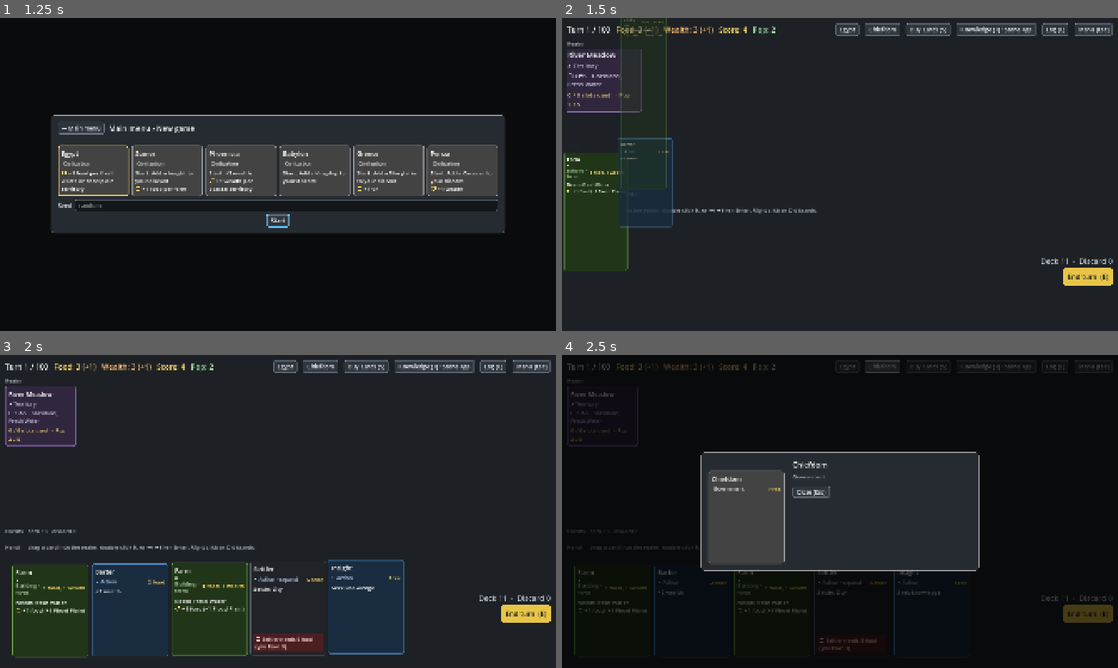
Above: before the commit, frames 1-4 (two rows, left to right).
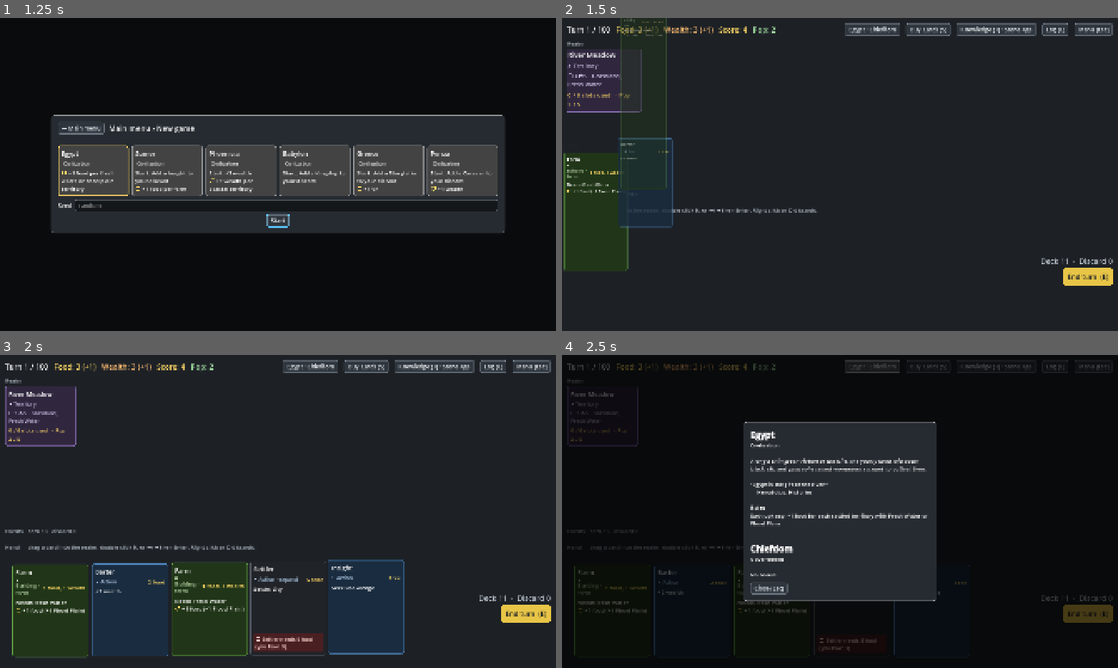
Above: after the commit, the same moments.

Repository: r888888888/4x-card-game
Game: Godot game, scene res://ui/main.tscn
The game is run twice, just before and just after one commit, with the same random seed, the same clock (stepped at 60 frames per second) and the same inputs.
Inputs (mouse positions are in pixels of both pictures, inside the frame that each line leads up to):
- Up to frame 1 (1.25 s): click "New game" at 0.5 s
- Up to frame 2 (1.5 s): click "Start" at 1.25 s
- Up to frame 3 (2 s): no input
- Up to frame 4 (2.5 s): click (884, 367) at 2 s, where only the run before the commit has a clickable "Chiefdom"

Frame 1 is identical in both runs. In frame 2, 0.1% of the frame differs, in the area x 49-59%, y 1-6%; in frame 3, 0.1%; in frame 4, 16%, in the area x 24-76%, y 1-79%.

Commit message:
119: one Civilization and Government button opens a modal showing both
Co-Authored-By: Claude Opus 5.5 <noreply@anthropic.com>

Diff:
--- a/ui/card_details_modal.gd
+++ b/ui/card_details_modal.gd
@@ -101,7 +101,7 @@
 	if details.vp > 0:
 		facts.append("%d VP" % details.vp)
 	_subtitle.text = " · ".join(facts)
-	_body.text = _body_text(details)
+	_body.text = body_bbcode(details)
 	for child in _card_slot.get_children():
 		child.queue_free()
 	var card := CardView.new()
@@ -126,7 +126,9 @@
 	action.call()
 
 
-static func _body_text(details: Dictionary) -> String:
+## The body for details (from GameEngine.card_details / def_details) as BBCode: flavor, quote, rules, state and terms,
+## each only when it has something (also the identity modal's sections, 119).
+static func body_bbcode(details: Dictionary) -> String:
 	var parts: PackedStringArray = []
 	if details.get("flavor", "") != "":
 		parts.append("[i]%s[/i]" % details.flavor)
--- /dev/null
+++ b/ui/identity_modal.gd
@@ -0,0 +1,98 @@
+class_name IdentityModal
+extends ColorRect
+## The civilization and government modal (backlog 119), opened by the top bar's button: one section each, the
+## civilization first, written like their card details (flavor, quote, rules). It follows the engine while open (a
+## new government shows at once). While open it takes every key: Esc closes it, and so do Close and a click outside.
+
+const ZONES: Array[String] = ["civilization", "government"]
+
+var close_button: Button
+
+var _body: RichTextLabel
+var _names: Array[String] = []  # the names shown, top to bottom
+
+
+## Builds the modal on parent, hidden.
+func _init(parent: Control) -> void:
+	color = Palette.SCRIM
+	set_anchors_and_offsets_preset(Control.PRESET_FULL_RECT)
+	z_index = 20  # above the log drawer, the board and flying cards, like the details modal
+	visible = false
+	gui_input.connect(_on_dimmer_input)
+	parent.add_child(self)
+	var center := CenterContainer.new()
+	center.set_anchors_and_offsets_preset(Control.PRESET_FULL_RECT)
+	center.mouse_filter = Control.MOUSE_FILTER_IGNORE  # a click beside the panel reaches the dimmer and closes
+	add_child(center)
+	var panel := PanelContainer.new()
+	panel.theme_type_variation = &"DarkPanel"
+	center.add_child(panel)
+	var column := VBoxContainer.new()
+	column.add_theme_constant_override("separation", 14)
+	panel.add_child(column)
+	_body = RichTextLabel.new()
+	_body.bbcode_enabled = true
+	_body.fit_content = true
+	_body.custom_minimum_size = Vector2(620, 0)
+	_body.add_theme_font_size_override("normal_font_size", 19)
+	_body.add_theme_font_size_override("bold_font_size", 19)
+	_body.add_theme_font_size_override("italics_font_size", 19)
+	column.add_child(_body)
+	close_button = UIKit.button("Close (Esc)", close)
+	column.add_child(close_button)
+
+
+## Test hook: the names shown, top to bottom; [] while closed.
+func shown() -> Array[String]:
+	return _names if visible else ([] as Array[String])
+
+
+## Test hook: the text shown, without markup.
+func body_text() -> String:
+	return _body.get_parsed_text()
+
+
+func open() -> void:
+	_fill(Game.engine)
+	get_parent().move_child(self, -1)  # input goes by tree order: last takes the keys first
+	show()
+
+
+func close() -> void:
+	hide()
+
+
+## Shows engine e's civilization and government again, if open.
+func refresh(e: GameEngine) -> void:
+	if visible:
+		_fill(e)
+
+
+func _fill(e: GameEngine) -> void:
+	_names = []
+	var sections: PackedStringArray = []
+	for zone_name in ZONES:
+		var z := e.zone(zone_name)
+		if z.is_empty():
+			continue
+		var details := e.def_details(z.cards[0].def.id)
+		_names.append(details.name)
+		var text := CardDetailsModal.body_bbcode(details)
+		var heading := "[font_size=30][b]%s[/b][/font_size]\n%s" % [details.name, zone_name.capitalize()]
+		sections.append(heading + "\n\n" + (text if text != "" else "No bonus."))
+	_body.text = "\n\n\n".join(sections)
+
+
+## While open, every key stops here: Esc closes, the rest do nothing.
+func _input(event: InputEvent) -> void:
+	if not visible or not event is InputEventKey:
+		return
+	get_viewport().set_input_as_handled()
+	if event.pressed and not event.echo and event.keycode == KEY_ESCAPE:
+		close()
+
+
+func _on_dimmer_input(event: InputEvent) -> void:
+	if event is InputEventMouseButton and event.pressed:
+		accept_event()
+		close()
--- a/ui/main.gd
+++ b/ui/main.gd
@@ -32,6 +32,7 @@
 var territory_view: TerritoryView  # one territory in place of the Realm, opened by a click on it (101)
 var log_drawer: LogDrawer  # the game log, opened by L or the top bar's Log button (115)
 var toasts: Toasts  # notices and the targeting hint under the top bar (116)
+var identity_modal: IdentityModal  # the civilization and government, from the top bar's button (119)
 
 var _board: Control  # the top bar and the body (play area and side panel)
 var _top_bar: TopBar
@@ -191,17 +192,9 @@
 	return _event_modal.ok_button
 
 
-## Test hook (088): the visible civilization and government lines in the side panel, top to bottom, as {text, tooltip}.
-func identity_lines() -> Array[Dictionary]:
-	var out: Array[Dictionary] = []
-	for line in identity_buttons():
-		out.append({"text": line.text, "tooltip": line.tooltip_text})
-	return out
-
-
-## Test hook (088): the visible civilization and government lines, to press.
-func identity_buttons() -> Array[Button]:
-	return _top_bar.identity_buttons().filter(func(b: Button): return b.visible)
+## Test hook (119): the top bar's civilization and government button (visible or not).
+func identity_button() -> Button:
+	return _top_bar.identity_button()
 
 
 ## Test hook (053): the play area's section headings, top to bottom, as {text, tooltip}.
@@ -417,6 +410,7 @@
 	choices.refresh(e)
 	_turn_box.refresh(e)
 	_events.refresh(e)
+	identity_modal.refresh(e)
 	supply.refresh(e)
 	if not _outcome.is_empty():
 		_top_bar.fly_outcome(fx, _outcome, _outcome_point)
@@ -509,7 +503,7 @@
 	if e.zone("deck").find(uid) != null:
 		return _turn_box.pile_point(0.25)
 	if e.zone("government").find(uid) != null:
-		return _top_bar.identity_point("government")
+		return _top_bar.identity_point()
 	if e.zone("event_discard").find(uid) != null:
 		return _events.heading_point()
 	return _turn_box.pile_point(0.75)
@@ -570,8 +564,7 @@
 	var root := VBoxContainer.new()
 	root.add_theme_constant_override("separation", 12)
 	margin.add_child(root)
-	_top_bar = TopBar.new(open_menu, func(): tech_tree.open(), func(card_id: String): details.open_def(card_id),
-		func(): log_drawer.toggle())
+	_top_bar = TopBar.new(open_menu, func(): tech_tree.open(), func(): identity_modal.open(), func(): log_drawer.toggle())
 	root.add_child(_top_bar)
 
 	_play_area = VBoxContainer.new()  # the whole width below the top bar (115)
@@ -630,7 +623,7 @@
 	add_child(log_drawer)
 	log_drawer.unread_changed.connect(_top_bar.set_log_unread)
 	toasts = Toasts.new(_top_bar, func(): return _menu.is_open() or nav.depth() > 0 or tech_tree.visible \
-		or details.visible or _event_modal.visible)
+		or details.visible or _event_modal.visible or identity_modal.visible)
 	add_child(toasts)
 
 	_game_over = GameOverOverlay.new(self, func(): _restart(Game.engine.seed_value), func(): _restart(-1))
@@ -646,6 +639,7 @@
 	_menu.exit_requested.connect(func(): quit_hook.call())
 	tech_tree = TechTreeModal.new(self)  # before details, which opens over it and takes the keys first
 	_event_modal = EventModal.new(self)  # before details, so a details modal opened from it takes the keys first
+	identity_modal = IdentityModal.new(self)
 	details = CardDetailsModal.new(self)
 	start_screen = StartScreen.new(self)
 	start_screen.new_game_requested.connect(_push_new_game_screen)
--- a/ui/top_bar.gd
+++ b/ui/top_bar.gd
@@ -1,7 +1,7 @@
 class_name TopBar
 extends HBoxContainer
 ## The top bar: turn, food and wealth (with next upkeep's change), score and pop, then
-## (115) the civilization and government buttons, Buy Cards, Knowledge, Log and the Menu button. Costs float up from its counters; gains fly to them.
+## (115) the civilization and government button (one since 119), Buy Cards, Knowledge, Log and the Menu button. Costs float up from its counters; gains fly to them.
 
 const FOOD_COLOR := Palette.GAIN  # the food stat; CardView.WARN_COLOR when pop would starve
 
@@ -12,13 +12,12 @@
 var _food_label: Label
 var _wealth_label: Label
 var _pop_label: Label
-var _identity := {}  # zone ("civilization", "government") -> its button, naming the card; hidden when the zone is empty
+var _identity: Button  # "Egypt · Chiefdom": opens the civilization and government modal; hidden with neither (119)
 var _knowledge: Button  # opens the tech tree (059); research itself is a card (034)
 
 
-## on_knowledge opens the tech tree, on_details(card_id) opens a civilization's or government's details, on_log
-## toggles the log drawer.
-func _init(on_menu: Callable, on_knowledge: Callable, on_details: Callable, on_log: Callable) -> void:
+## on_knowledge opens the tech tree, on_identity the civilization and government modal, on_log toggles the log drawer.
+func _init(on_menu: Callable, on_knowledge: Callable, on_identity: Callable, on_log: Callable) -> void:
 	add_theme_constant_override("separation", 20)  # tight: the stats and six buttons share 1920 px (115)
 	_turn_label = UIKit.stat(self)
 	_food_label = UIKit.stat(self, FOOD_COLOR)
@@ -30,11 +29,10 @@
 	var spacer := Control.new()
 	spacer.size_flags_horizontal = Control.SIZE_EXPAND_FILL
 	add_child(spacer)
-	for zone_name in ["civilization", "government"]:
-		var line := UIKit.button("", func(): on_details.call(_identity[zone_name].get_meta("card_id")))
-		line.hide()
-		_identity[zone_name] = line
-		add_child(line)
+	_identity = UIKit.button("", on_identity)
+	_identity.tooltip_text = "Your civilization and government."
+	_identity.hide()
+	add_child(_identity)
 	_knowledge = UIKit.button("Knowledge (T)", on_knowledge)
 	add_child(_knowledge)
 	log_button = UIKit.button("Log (L)", on_log)
@@ -58,16 +56,12 @@
 	UIKit.set_stat(score_label, "Score: %d" % e.score())
 	_pop_label.visible = e.population_on()
 	UIKit.set_stat(_pop_label, "Pop: %d" % e.total_pop())
-	for zone_name in _identity:
-		var line: Button = _identity[zone_name]
-		var z := e.zone(zone_name)
-		line.visible = not z.is_empty()
-		if line.visible:
-			var def: CardDef = z.cards[0].def
-			line.text = def.name
-			var rules := def.rules_tooltip(e.card_db)
-			line.tooltip_text = rules if rules != "" else "No bonus."
-			line.set_meta("card_id", def.id)
+	var names: PackedStringArray = []
+	for zone_name in IdentityModal.ZONES:
+		if not e.zone(zone_name).is_empty():
+			names.append(e.zone(zone_name).cards[0].def.name)
+	_identity.text = " · ".join(names)
+	_identity.visible = not names.is_empty()
 	_knowledge.text = "Knowledge (T) · %s" % e.era_name(e.era())
 	_knowledge.visible = e.config.research_deck.size() > 0
 	_knowledge.tooltip_text = "The tech tree: every tech by era, what it costs now and what it gives."
@@ -86,14 +80,14 @@
 	move_child(button, _knowledge.get_index())
 
 
-## The civilization and government buttons, in that order (visible or not).
-func identity_buttons() -> Array[Button]:
-	return [_identity.civilization, _identity.government] as Array[Button]
+## The civilization and government button (visible or not).
+func identity_button() -> Button:
+	return _identity
 
 
-## Where a card leaving for zone_name's button flies to (the government a player just played).
-func identity_point(zone_name: String) -> Vector2:
-	return (_identity[zone_name] as Button).get_global_rect().get_center()
+## Where a card leaving for the civilization and government button flies to (the government a player just played).
+func identity_point() -> Vector2:
+	return _identity.get_global_rect().get_center()
 
 
 ## Resource tokens for a card_played outcome, on layer: costs float up from just below their counters (114), gains
Not shown, added: ui/identity_modal.gd.uid
